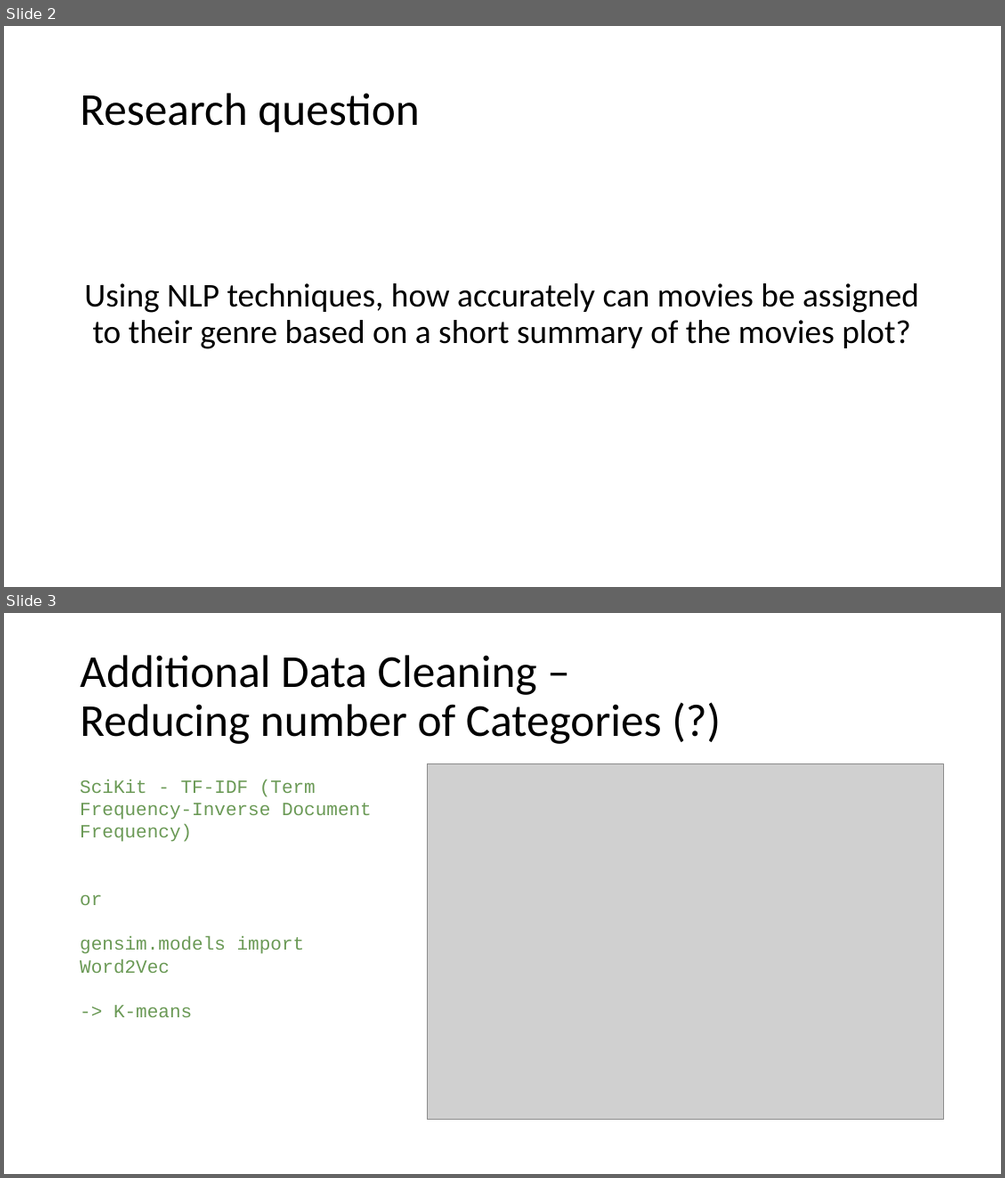
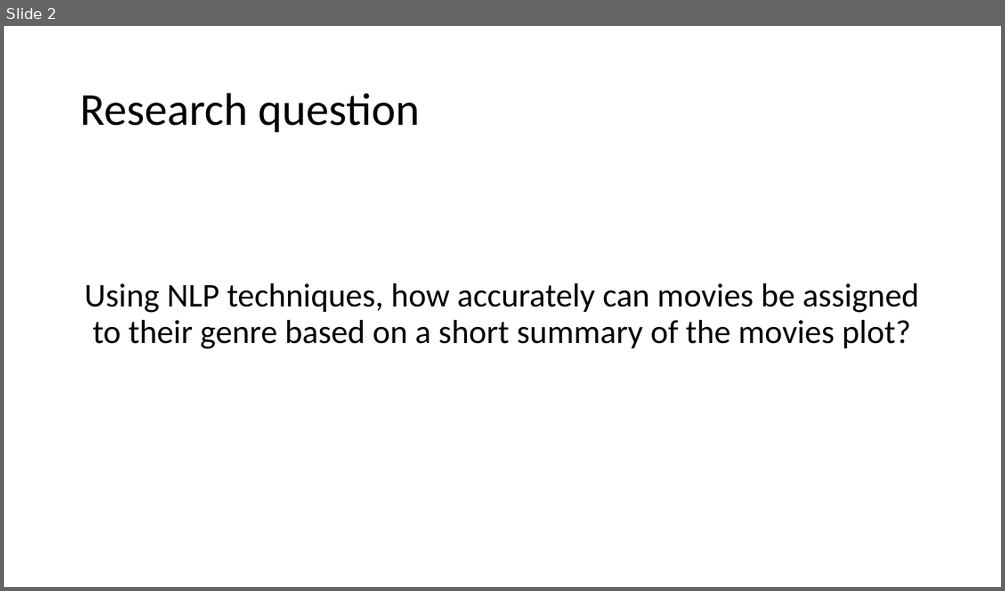
Before and after one commit to MatthiasRemta/NLP_Project, a slide deck: Presentations/session6.pptx. Shown one above the other, each under a label of ours: slides 2 and 3 before the commit, slide 2 after it. The pictures are 1005x1178 and 1005x591 pixels, drawn with LibreOffice and Linux fonts; fonts in the diff are those of the drawing; grey boxes stand for pictures; background and template pictures are left out. Boxes give left, top, right and bottom in pixels: in the first picture for what was removed or moved away, otherwise in the second. Text is boxed around its words. In the diff, an @@ line names an element or a change of style, - is before the commit and + after.

```diff
--- a/Presentations/session6.pptx
+++ b/Presentations/session6.pptx
@@ slide 3 removed at (4,613,1001,1174), background #FFFFFF @@
@@ title removed at (80,655,662,744) @@
-Additional Data Cleaning –
-Reducing number of Categories (?)
@@ picture removed at (428,763,944,1119) @@
@@ text removed at (80,779,372,1017) @@
-SciKit - TF-IDF (Term Frequency-Inverse Document Frequency)
-or
-gensim.models import Word2Vec
--> K-means
```
Also in this commit, not shown: 3 slides changed.
